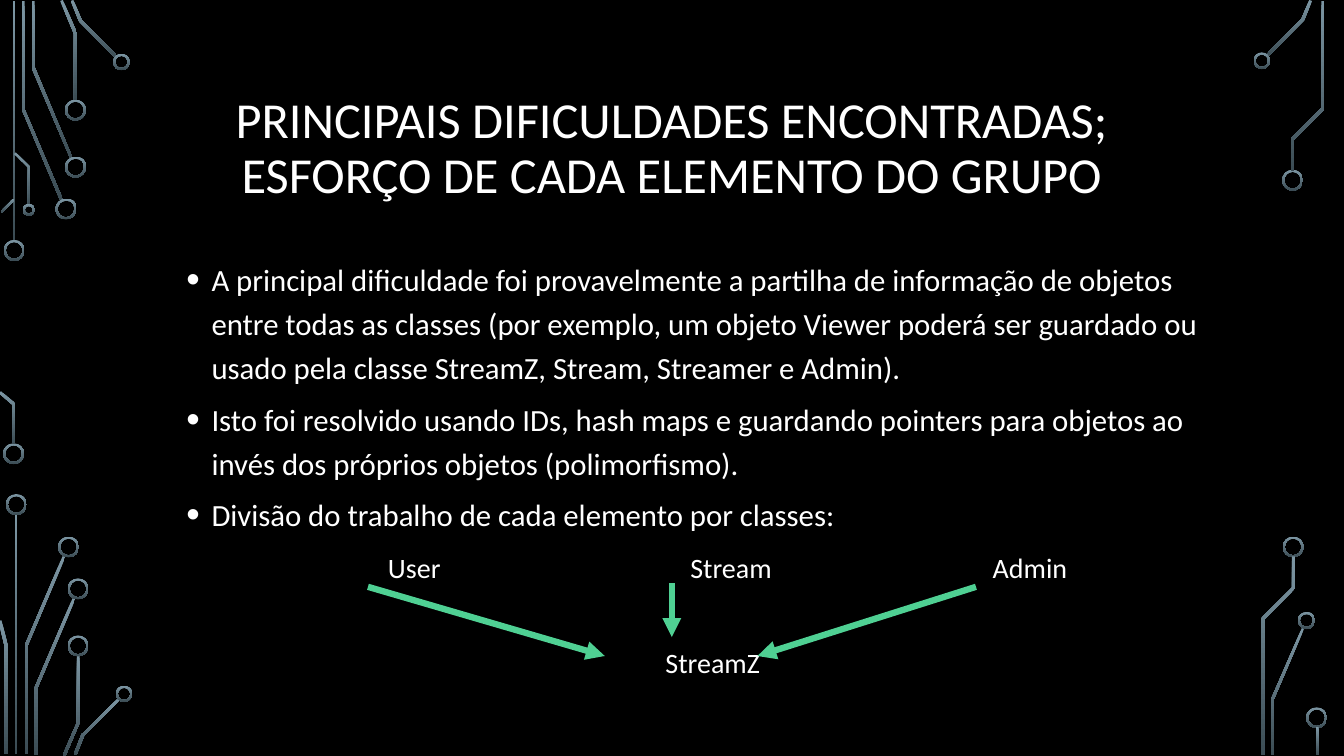
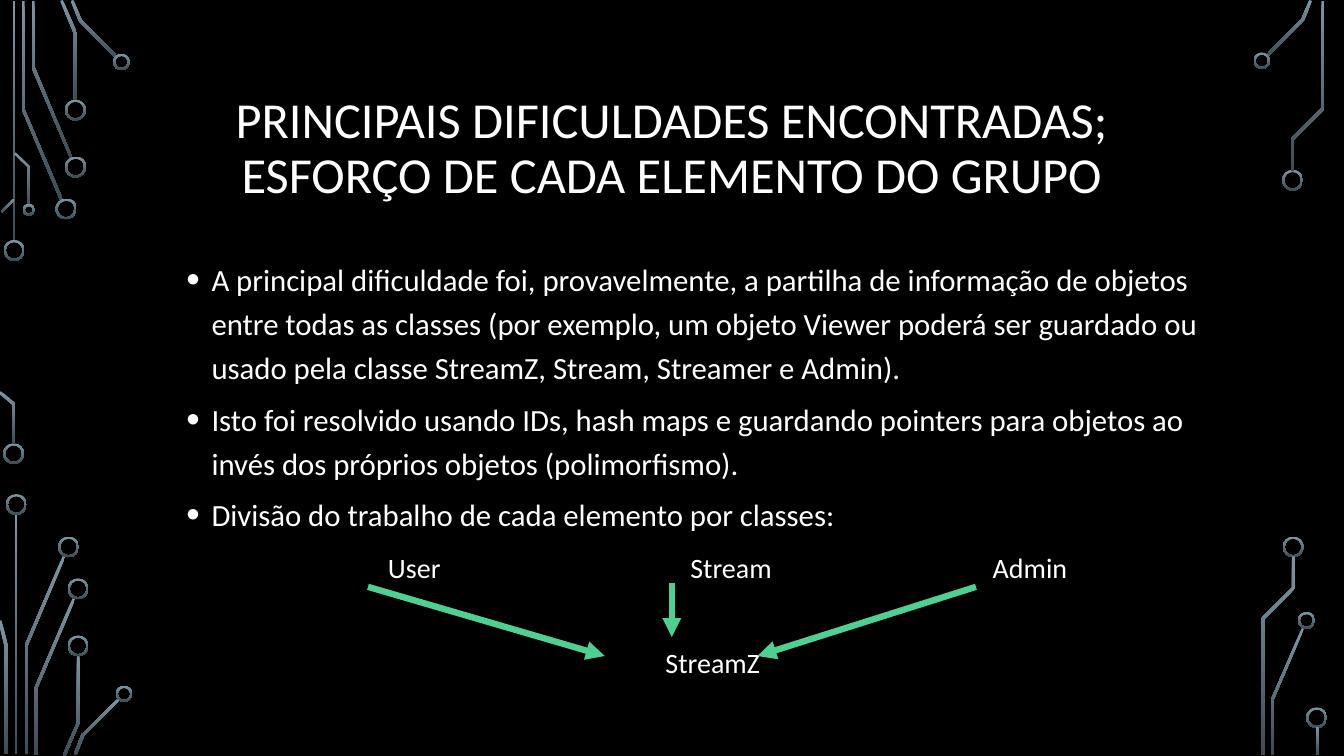
Before and after one commit to BrunoRosendo/StreamZ-AEDA-proj-, a slide deck: slide 15 of StreamZ.pptx. Drawn at 1344x756 pixels with LibreOffice and Linux fonts; fonts in the diff are those of the drawing; background and template pictures are left out. Boxes give left, top, right and bottom in pixels: in the first picture for what was removed or moved away, otherwise in the second. Text is boxed around its words. In the diff, an @@ line names an element or a change of style, - is before the commit and + after.

```diff
--- a/StreamZ.pptx
+++ b/StreamZ.pptx
@@ text at (x1=212, y1=269, x2=1196, y2=384): text changed @@
-  • A principal dificuldade foi provavelmente a partilha de informação de objetos entre todas as classes (por exemplo, um objeto Viewer poderá ser guardado ou usado pela classe StreamZ, Stream, Streamer e Admin).
+  • A principal dificuldade foi, provavelmente, a partilha de informação de objetos entre todas as classes (por exemplo, um objeto Viewer poderá ser guardado ou usado pela classe StreamZ, Stream, Streamer e Admin).
```
Also in this commit, not shown: 1 other slide changed.
